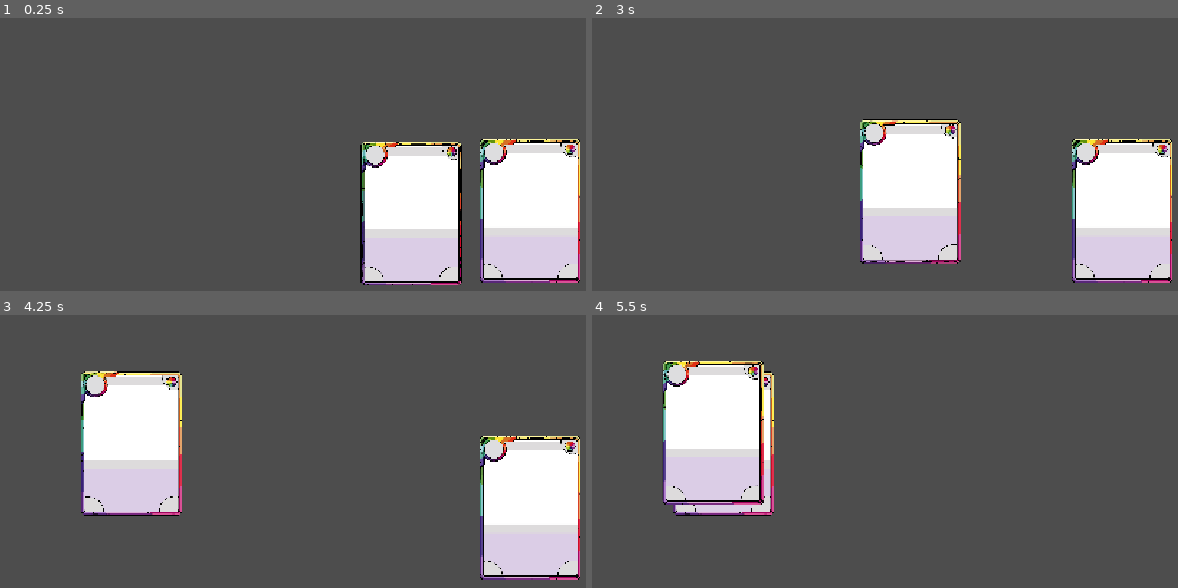
Above: before the commit, frames 1-4 (two rows, left to right).
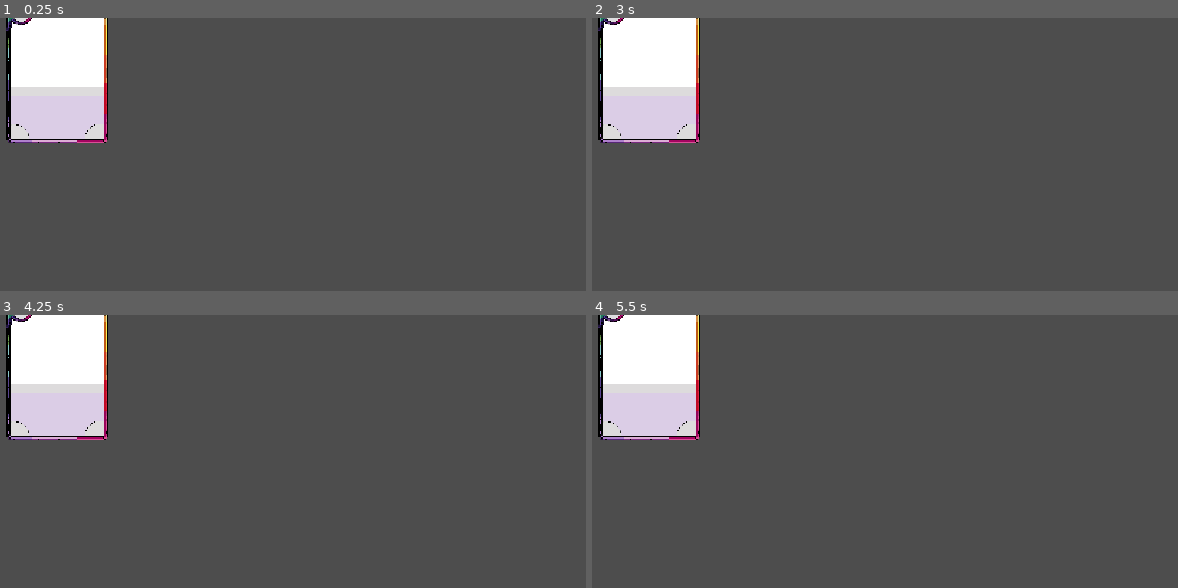
Above: after the commit, the same moments.

Repository: ArthurGuaxinim/Call-of-The-Void-Card-Game
Game: Godot game, scene res://Scene/Scene_Tests_Nier/main.tscn
Two runs of this game, one before a commit and one after it. Both use one fixed random seed, a clock stepped at 60 frames per second and the inputs below.
Inputs (mouse positions are in pixels of both pictures, inside the frame that each line leads up to):
- Up to frame 1 (0.25 s): no input
- Up to frame 2 (3 s): tap Enter at 0.5, 2 s; move the mouse to (outside the picture) at 0.52 s; click (outside the picture) at 0.67 s; tap Space at 1.25, 2.75 s; drag from (outside the picture) to (1002, 214) at 1.27 s; move the mouse to (720, 176) at 2.02 s; click (720, 176) at 2.17 s; drag from (996, 241) to (720, 176) at 2.77 s
- Up to frame 3 (4.25 s): tap Enter at 3.5 s; move the mouse to (246, 426) at 3.52 s; click (246, 426) at 3.67 s
- Up to frame 4 (5.5 s): tap Space at 4.25 s; drag from (1131, 517) to (726, 443) at 4.27 s; move the mouse to (797, 563) at 5.02 s; click (797, 563) at 5.17 s

The runs differ from the first frame. In frame 1, 26% of the frame differs, in the area x 1-99%, y 0-98%; in frame 2, 26%; in frame 3, 25%; in frame 4, 17%.

Commit message:
Guaxinim - 31-08-26
Atualização da mesh da carta

Diff:
--- /dev/null
+++ b/Scene/Scene_Tests_Guaxinim/guaxinim_2d___tests.tscn
@@ -0,0 +1,12 @@
+[gd_scene format=3 uid="uid://3m7a3sx5krp4"]
+
+[ext_resource type="Texture2D" uid="uid://k1vciya80hix" path="res://Assets/Assets_Test/CartaDev.png" id="1_532eq"]
+
+[node name="Guaxinim-2D - tests" type="Node2D" unique_id=1893147514]
+
+[node name="Main" type="Node2D" parent="." unique_id=194709401]
+
+[node name="Sprite2D" type="Sprite2D" parent="Main" unique_id=1369771804]
+position = Vector2(560.99994, 304.00003)
+scale = Vector2(0.12014726, 0.12014724)
+texture = ExtResource("1_532eq")
--- a/Scene/Scene_Tests_Nier/card.tscn
+++ b/Scene/Scene_Tests_Nier/card.tscn
@@ -8,12 +8,10 @@
 [node name="Card" type="Node2D" unique_id=1435173483]
 
 [node name="Cardimage" type="Sprite2D" parent="." unique_id=391531402]
-position = Vector2(642, 281)
 scale = Vector2(0.1, 0.1)
 texture = ExtResource("1_842hm")
 
 [node name="Area2D" type="Area2D" parent="." unique_id=206297812]
 
 [node name="CollisionShape2D" type="CollisionShape2D" parent="Area2D" unique_id=1106385118]
-position = Vector2(643.5, 281.5)
 shape = SubResource("RectangleShape2D_bhunq")
--- a/Scene/Scene_Tests_Nier/main.tscn
+++ b/Scene/Scene_Tests_Nier/main.tscn
@@ -9,6 +9,7 @@
 script = ExtResource("1_oj4eh")
 
 [node name="Card" parent="Cardmanager" unique_id=1435173483 instance=ExtResource("2_ibdkg")]
+position = Vector2(-109, 29)
 
 [node name="Card2" parent="Cardmanager" unique_id=2079773275 instance=ExtResource("2_ibdkg")]
-position = Vector2(171, -4)
+position = Vector2(132, 76)
